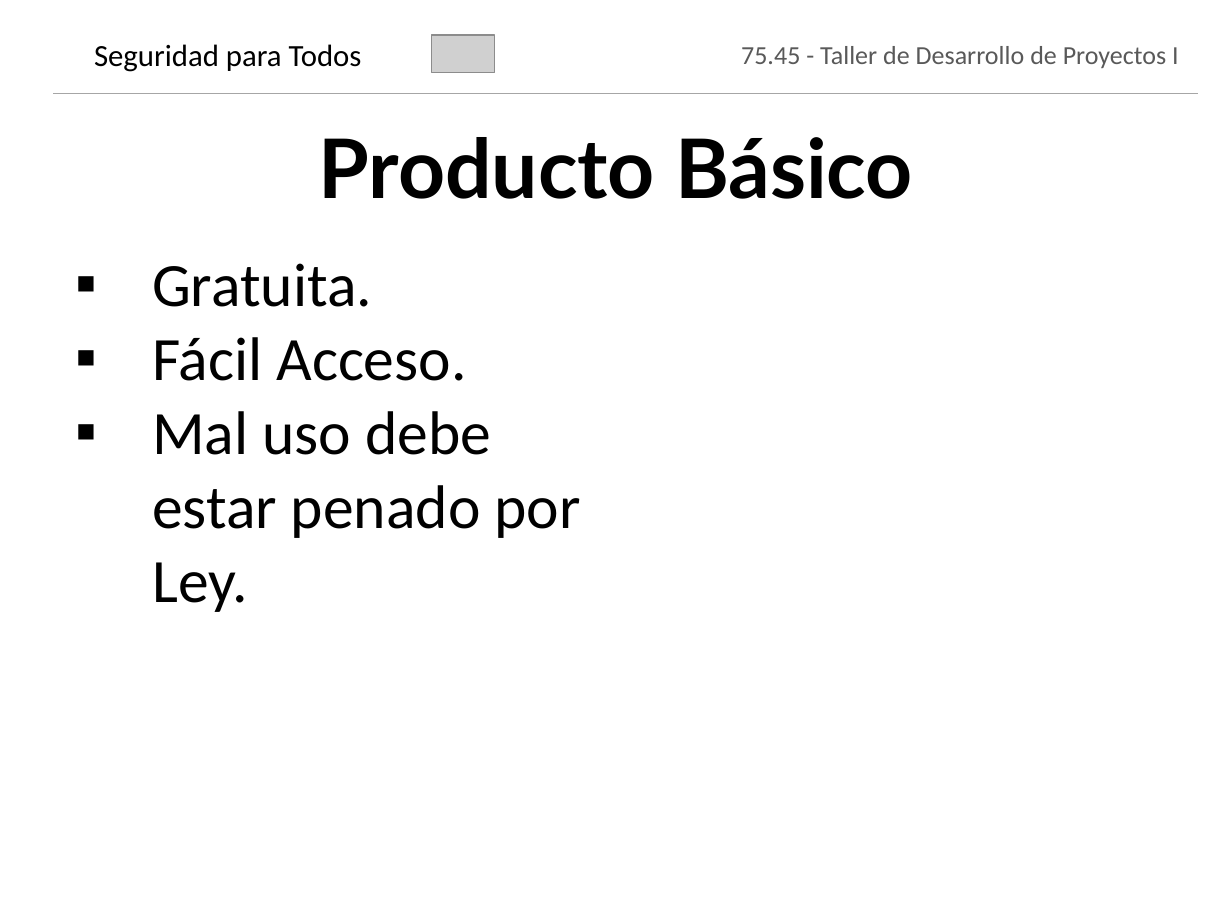
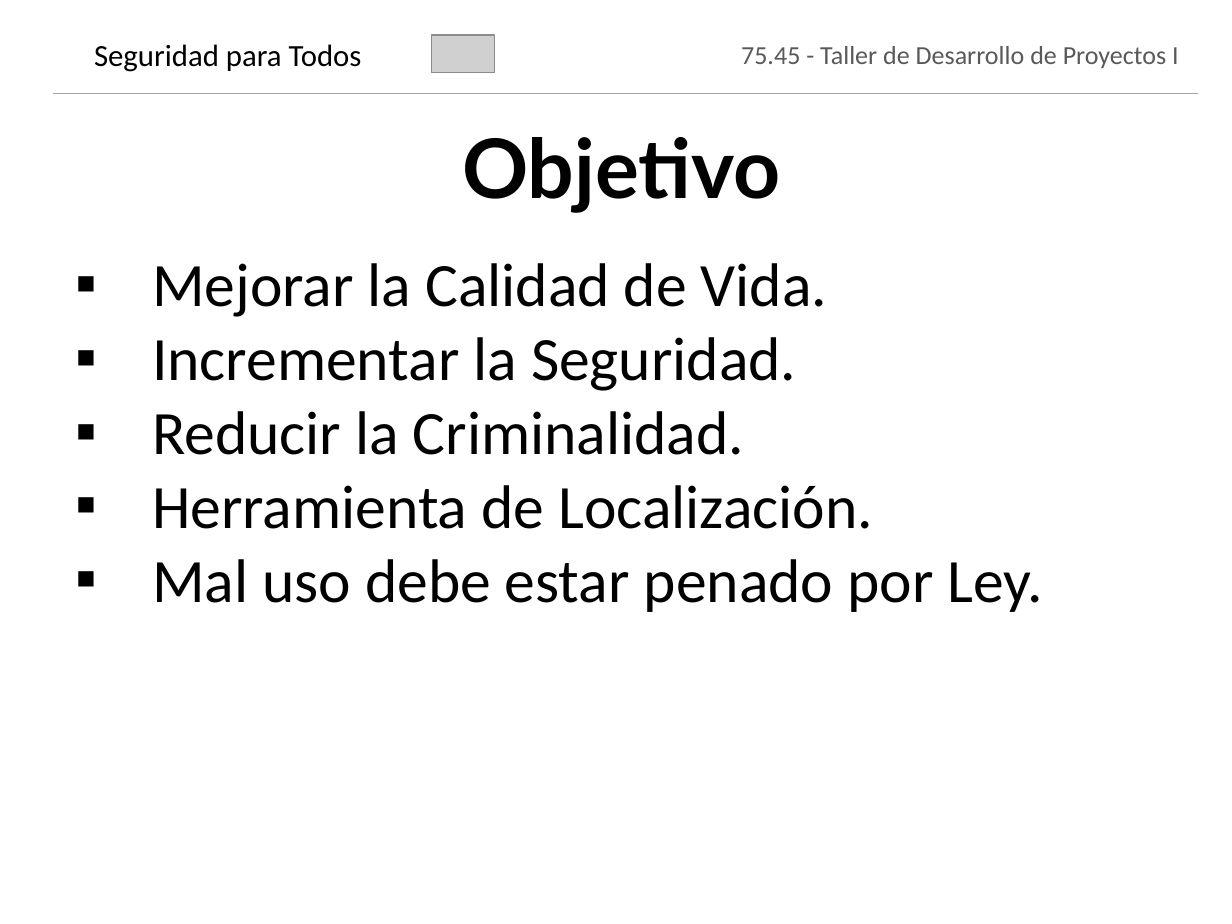
Before and after one commit to jmonetti/2012-1er-taller-de-desarrollo-de-proyectos-i, a slide deck: slide 3 of docs/Presentacion.pptx. Drawn at 1232x924 pixels with LibreOffice and Linux fonts; fonts in the diff are those of the drawing; grey boxes stand for pictures; background and template pictures are left out. Boxes give left, top, right and bottom in pixels: in the first picture for what was removed or moved away, otherwise in the second. Text is boxed around its words. In the diff, an @@ line names an element or a change of style, - is before the commit and + after.

```diff
--- a/docs/Presentacion.pptx
+++ b/docs/Presentacion.pptx
@@ text at (462,137,781,213): text changed @@
-Producto Básico
+Objetivo
@@ text at (152,263,873,529): text changed @@
-▪ Gratuita.
-▪ Fácil Acceso.
+▪ Mejorar la Calidad de Vida.
+▪ Incrementar la Seguridad.
+▪ Reducir la Criminalidad.
+▪ Herramienta de Localización.
```
Also in this commit, not shown: 3 other slides changed, 2 slides added, 3 other files.
